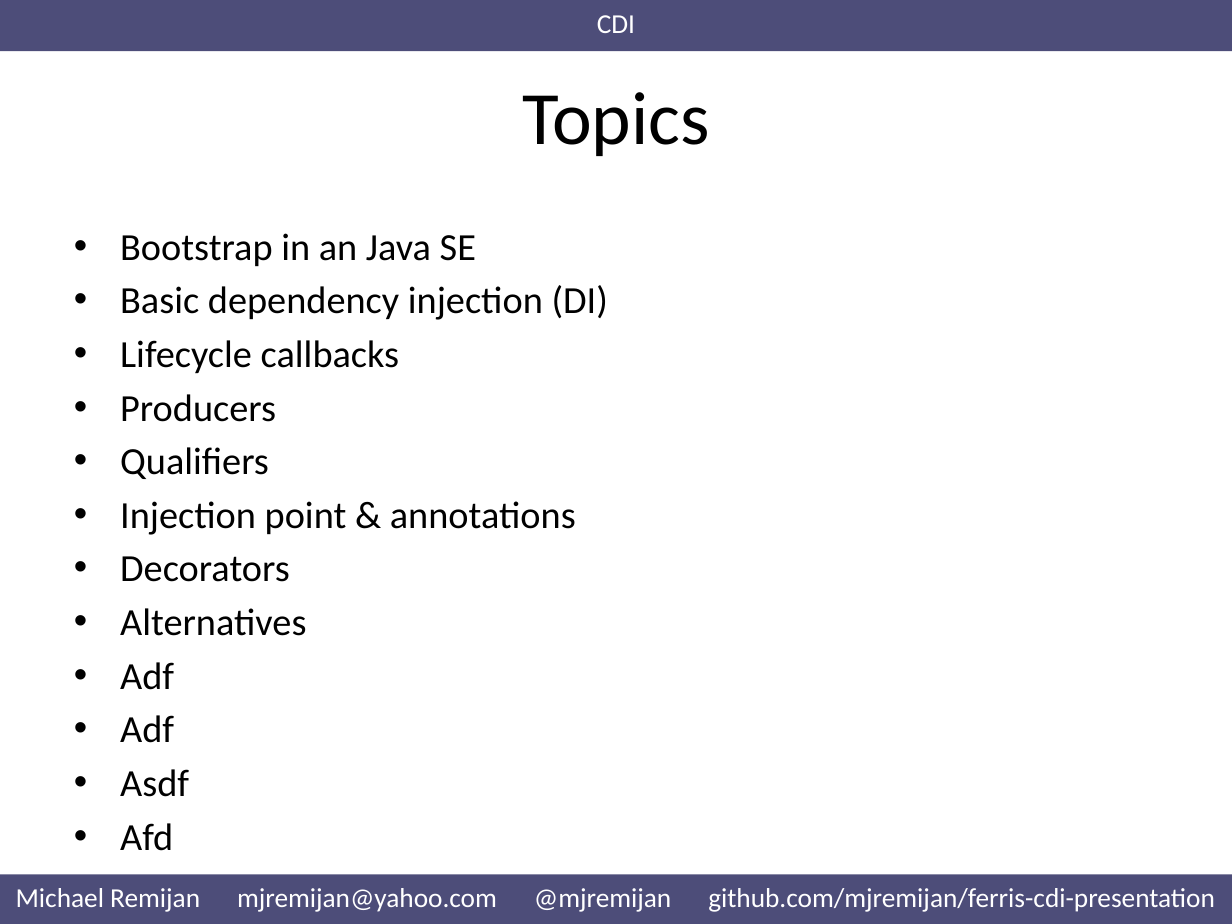
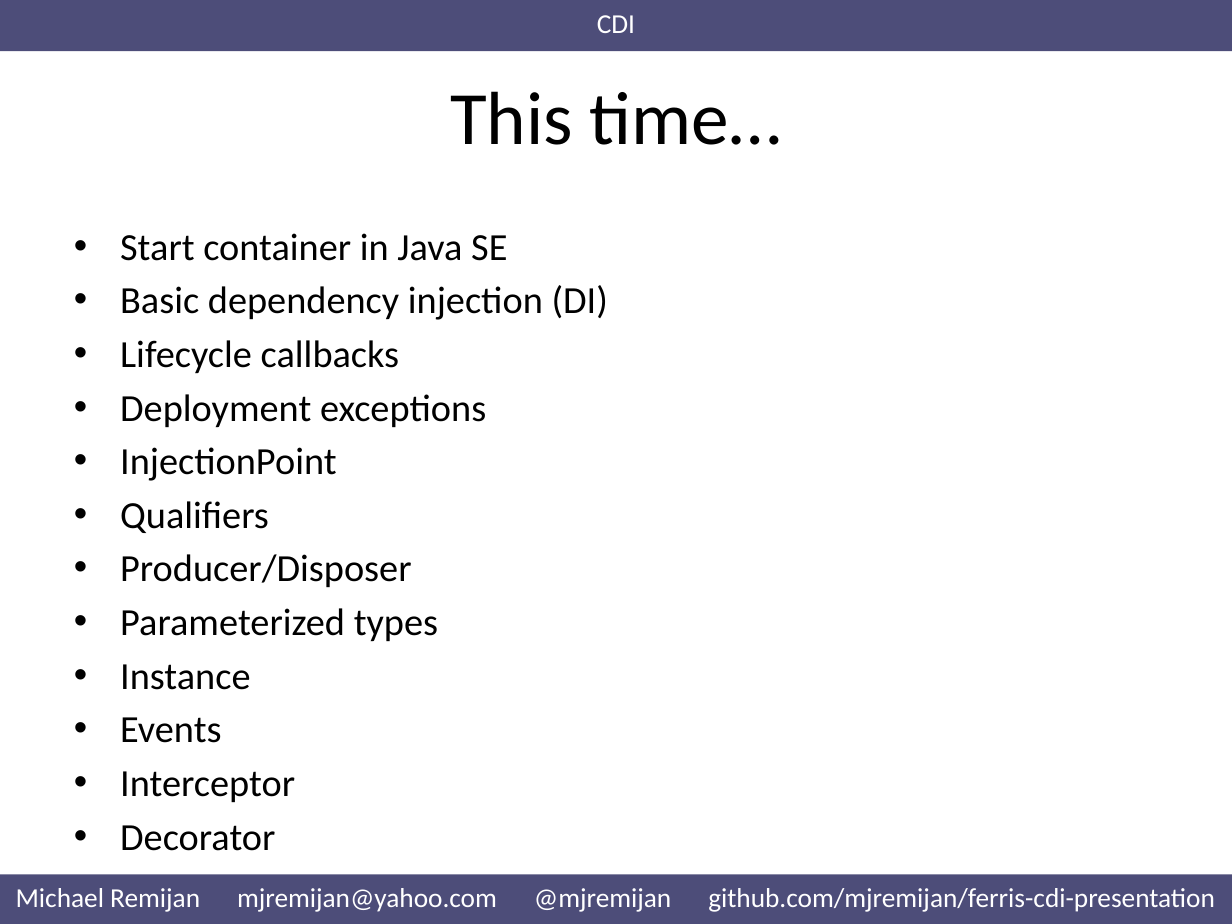
Before and after one commit to mjremijan/ferris-cdi-presentation, a slide deck: slide 10 of Presentation.pptx (slide 9 before the commit). Drawn at 1232x924 pixels with LibreOffice and Linux fonts; fonts in the diff are those of the drawing. Boxes give left, top, right and bottom in pixels: in the first picture for what was removed or moved away, otherwise in the second. Text is boxed around its words. In the diff, an @@ line names an element or a change of style, - is before the commit and + after.

Commit message:
Split up resources Think I got all topics to cover listed. Added to list of topics not covered

```diff
--- a/Presentation.pptx
+++ b/Presentation.pptx
@@ title at [450, 91, 781, 145]: text changed @@
-Topics
+This time…
@@ text at [120, 233, 507, 261]: text changed @@
-• Bootstrap in an Java SE
+• Start container in Java SE
@@ text at [120, 394, 486, 481]: text changed @@
-• Producers
+• Deployment exceptions
+• InjectionPoint
@@ text at [120, 554, 438, 803]: text changed @@
-• Injection point & annotations
-• Decorators
-• Alternatives
-• Adf
-• Adf
-• Asdf
-• Afd
+• Producer/Disposer
+• Parameterized types
+• Instance
+• Events
+• Interceptor
+• Decorator
```
Also in this commit, not shown: 4 other slides changed, 2 slides added.
